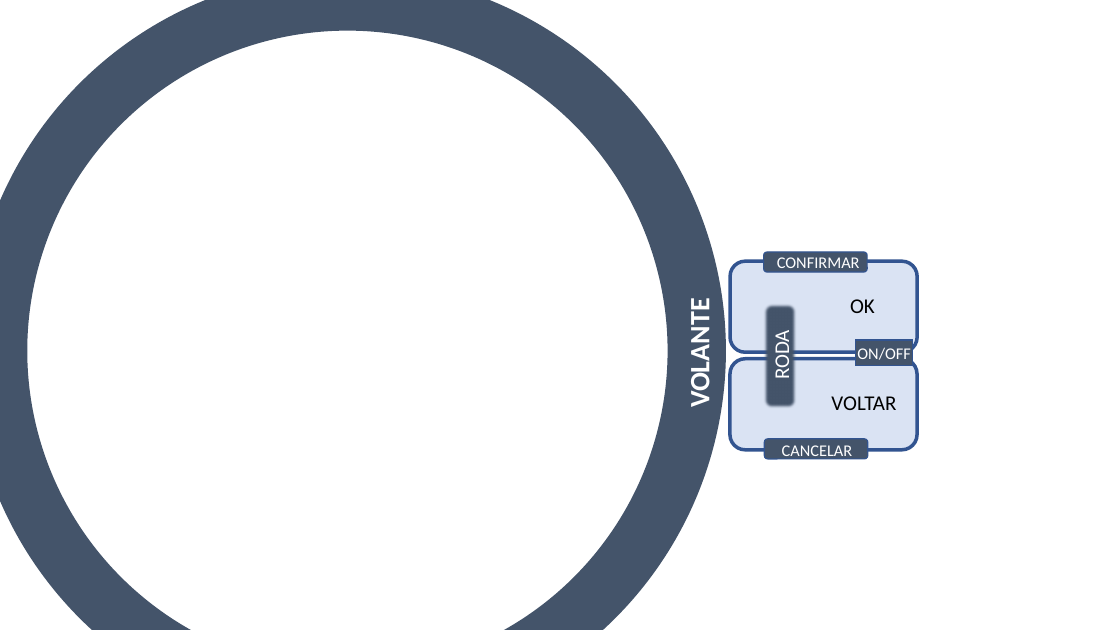
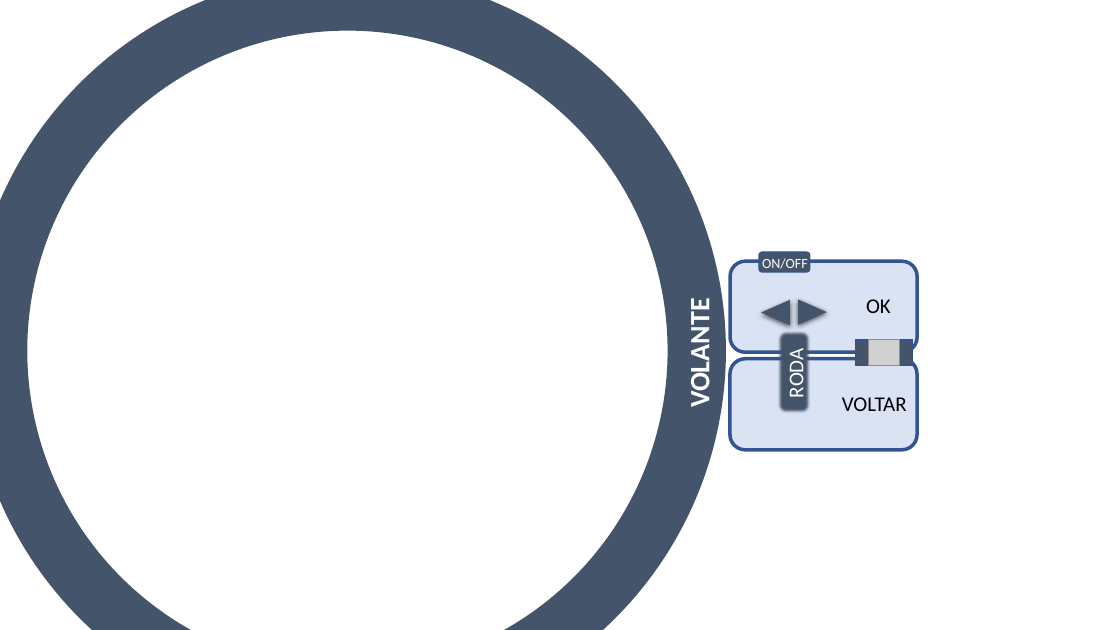
Before and after one commit to rfartaria/IPM, a slide deck: slide 1 of img/controlador_IPM.pptx. Drawn at 1120x630 pixels with LibreOffice and Linux fonts; fonts in the diff are those of the drawing; grey boxes stand for pictures. Boxes give left, top, right and bottom in pixels: in the first picture for what was removed or moved away, otherwise in the second. Text is boxed around its words. In the diff, an @@ line names an element or a change of style, - is before the commit and + after.

```diff
--- a/img/controlador_IPM.pptx
+++ b/img/controlador_IPM.pptx
@@ text "ON/OFF": place and size @@
-text "ON/OFF" at [857,347,911,360]
+text "ON/OFF" at [762,258,808,269]
@@ text "ON/OFF" at [762,258,808,269]: size 14 to 12 pt @@
@@ rounded rectangle: place and size @@
-rounded rectangle at [764,252,867,272]
+rounded rectangle at [760,252,811,272]
@@ text removed at [777,257,860,273] @@
-CONFIRMAR
@@ triangle added at [798,299,827,324], fill #44546A @@
@@ text "OK": place and size @@
-text "OK" at [850,299,875,313]
+text "OK" at [866,299,891,313]
@@ triangle added at [761,300,790,325], fill #44546A @@
@@ text "RODA": place and size @@
-text "RODA" at [769,335,795,379]
+text "RODA" at [783,353,809,397]
@@ rounded rectangle: place and size @@
-rounded rectangle at [764,304,797,408]
+rounded rectangle at [778,332,811,413]
@@ picture added at [869,339,899,365] @@
@@ text "VOLTAR": place and size @@
-text "VOLTAR" at [831,396,896,410]
+text "VOLTAR" at [842,397,907,411]
@@ rounded rectangle removed at [765,439,868,459] @@
@@ text removed at [782,445,853,461] @@
-CANCELAR
```
Also in this commit, not shown: 11 other files.
